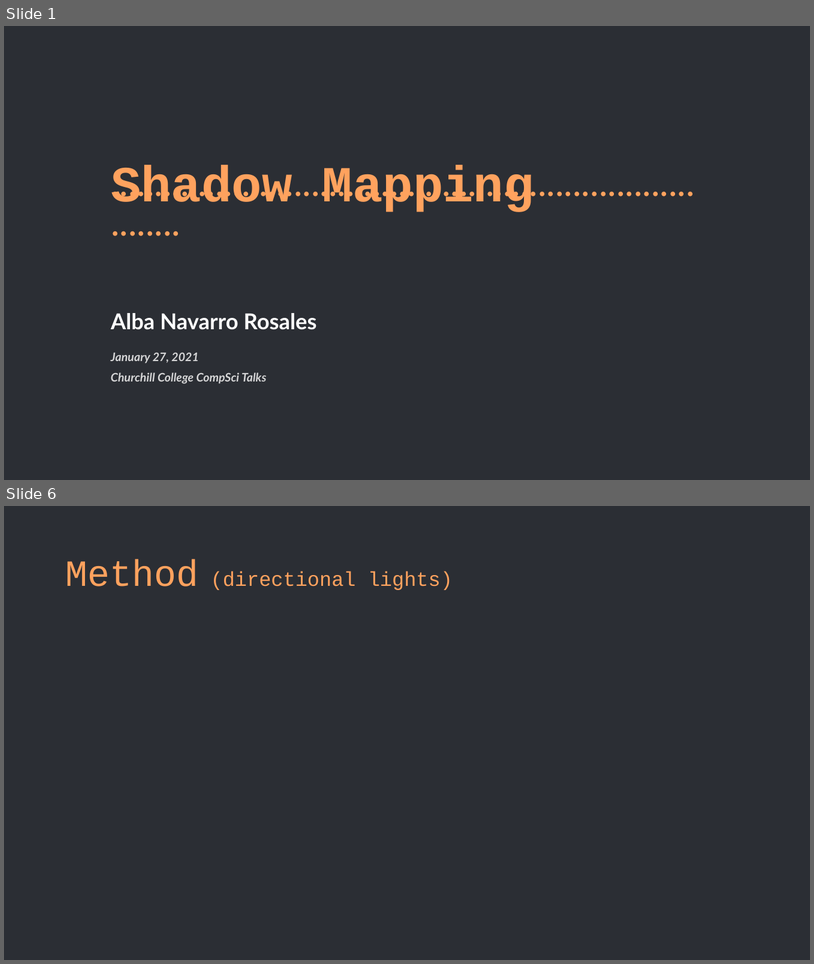
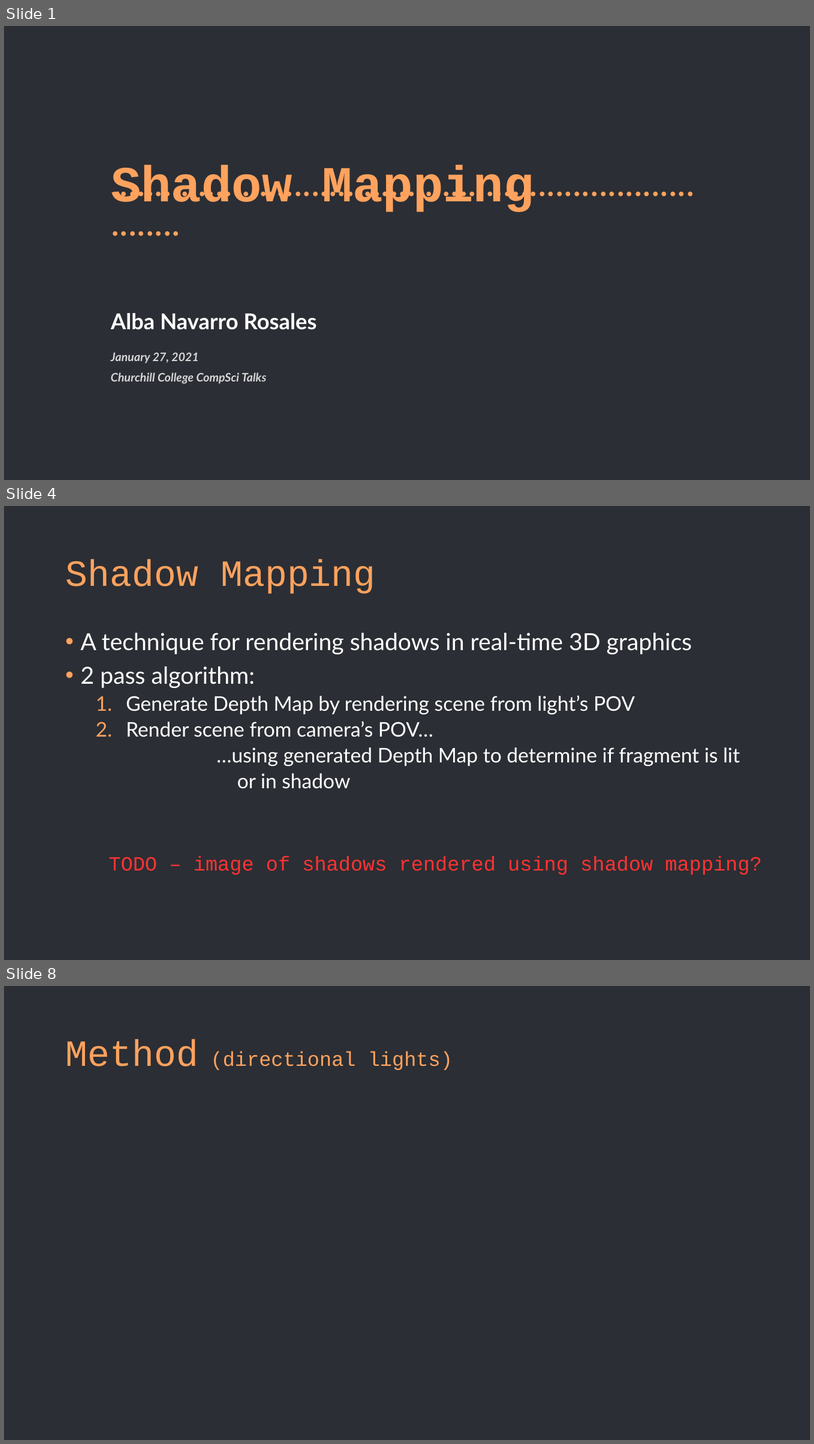
Before and after one commit to Alba-NR/ShadowMapping_TechTalk, a slide deck: slides/slides.pptx. Shown one above the other, each under a label of ours: slides 1 and 6 before the commit, slides 1, 4 and 8 after it; the slides between them are not shown. The pictures are 814x964 and 814x1444 pixels, drawn with LibreOffice and Linux fonts; fonts in the diff are those of the drawing. Boxes give left, top, right and bottom in pixels: in the first picture for what was removed or moved away, otherwise in the second. Text is boxed around its words. In the diff, an @@ line names an element or a change of style, - is before the commit and + after.

```diff
--- a/slides/slides.pptx
+++ b/slides/slides.pptx
@@ slide 4 added at (x1=4, y1=506, x2=810, y2=960), background #2B2E34 @@
@@ title added at (x1=65, y1=559, x2=376, y2=594), 44 pt, text #FFA25E @@
+Shadow Mapping
@@ text added at (x1=81, y1=633, x2=740, y2=789), 24 pt, text #FFFFFF @@
+• A technique for rendering shadows in real-time 3D graphics
+• 2 pass algorithm:
+  1. Generate Depth Map by rendering scene from light’s POV
+  2. Render scene from camera’s POV…
+  …using generated Depth Map to determine if fragment is lit
+  or in shadow
@@ text added at (x1=109, y1=855, x2=762, y2=874), 24 pt, text #FF3333 @@
+TODO – image of shadows rendered using shadow mapping?
@@ what was slide 6 is now slide 8 @@
```
Also in this commit, not shown: 3 slides changed, 4 other slides added, 2 slides removed, 7 other files.
